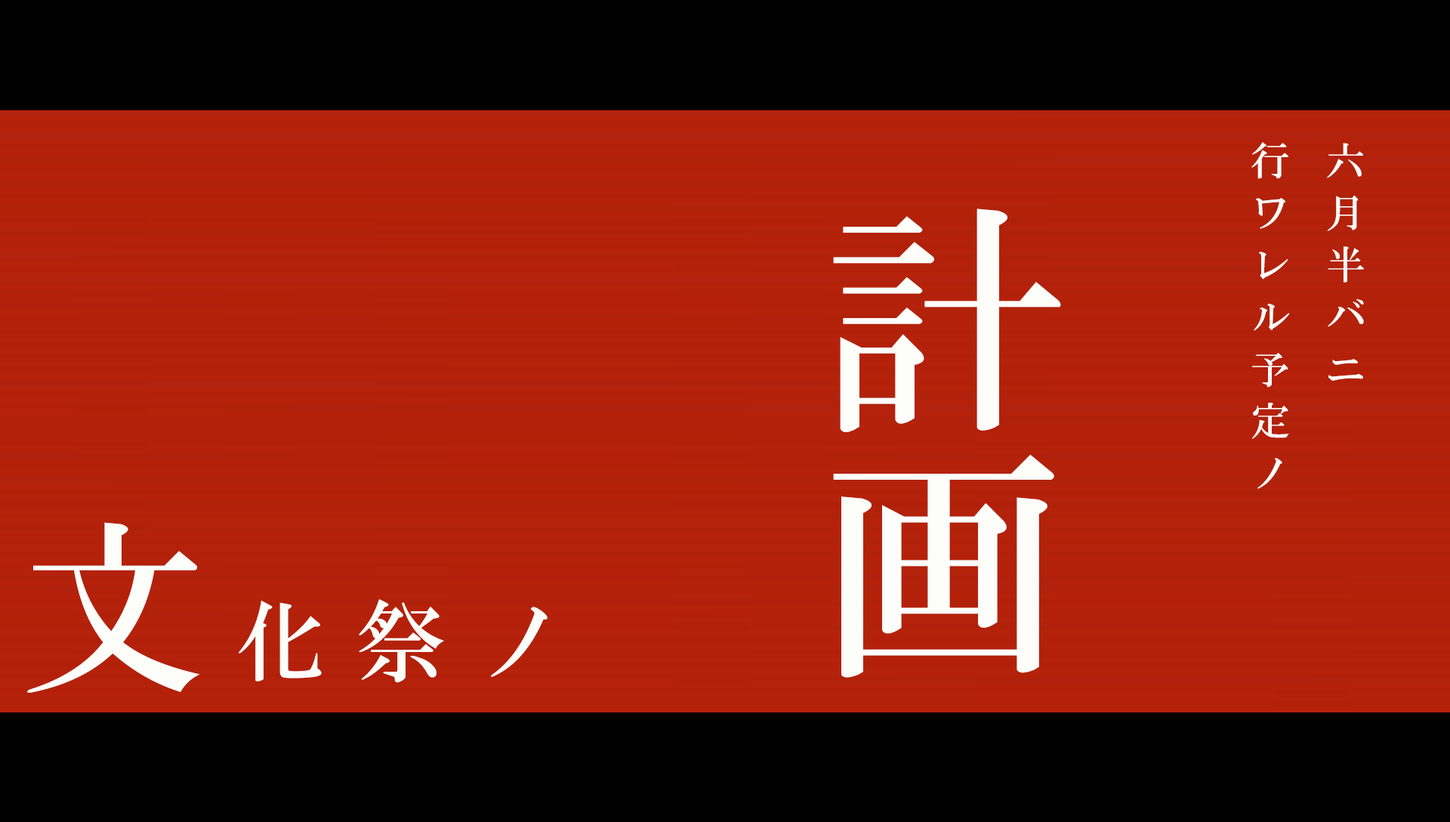
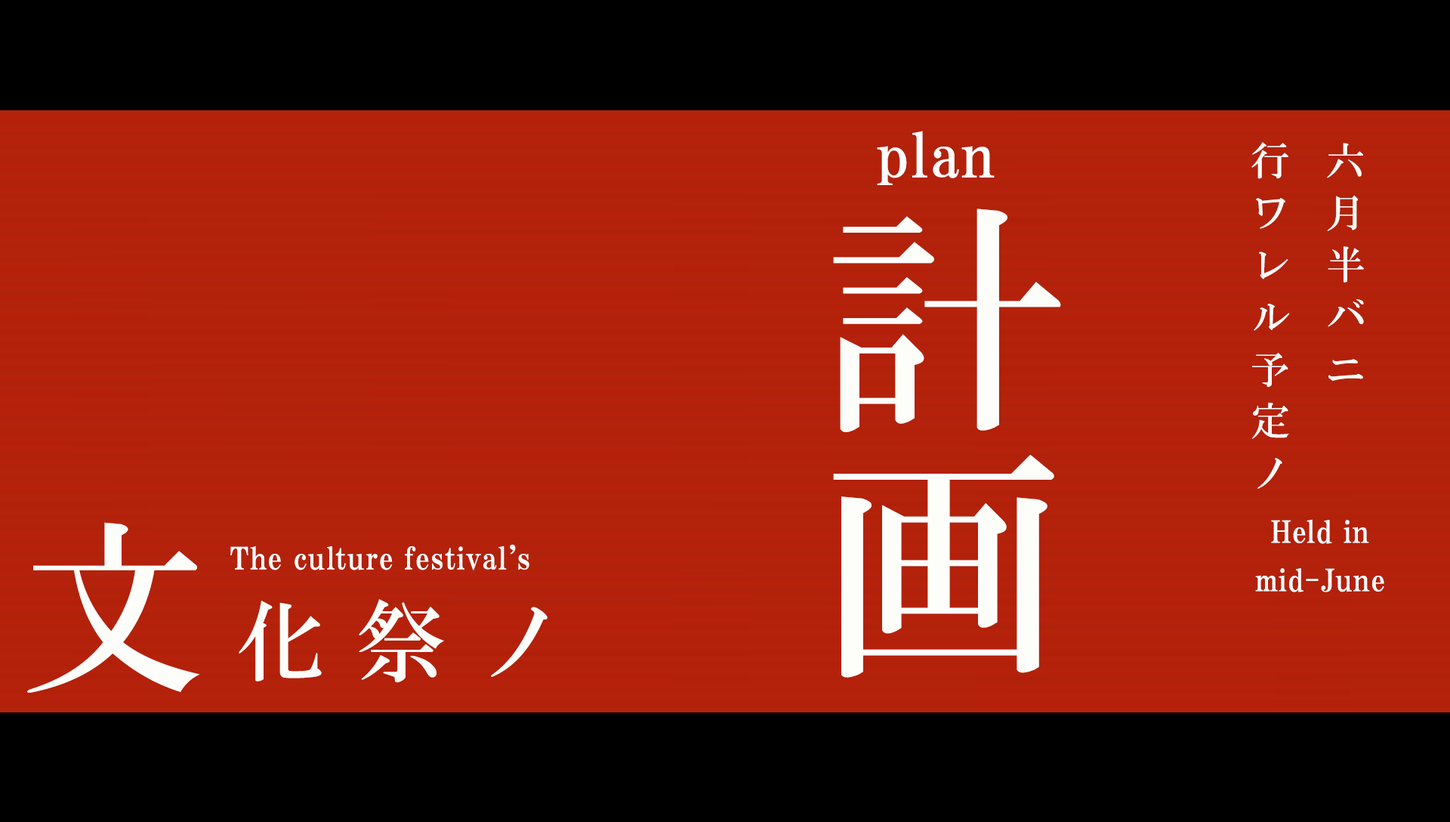
Two versions of the same layered image (1450x822). Layer-by-layer changes:
added layer "Held in mid-June" above "plan" over bbox(1255, 518, 1385, 593)
added layer "plan" above "The culture festival’s" over bbox(876, 130, 995, 186)
added layer "The culture festival’s" above "行 六 ワ 月 レ 半 ル バ 予 ニ 定 ノ" over bbox(230, 543, 530, 571)
painted on "文" over bbox(77, 605, 94, 667)
